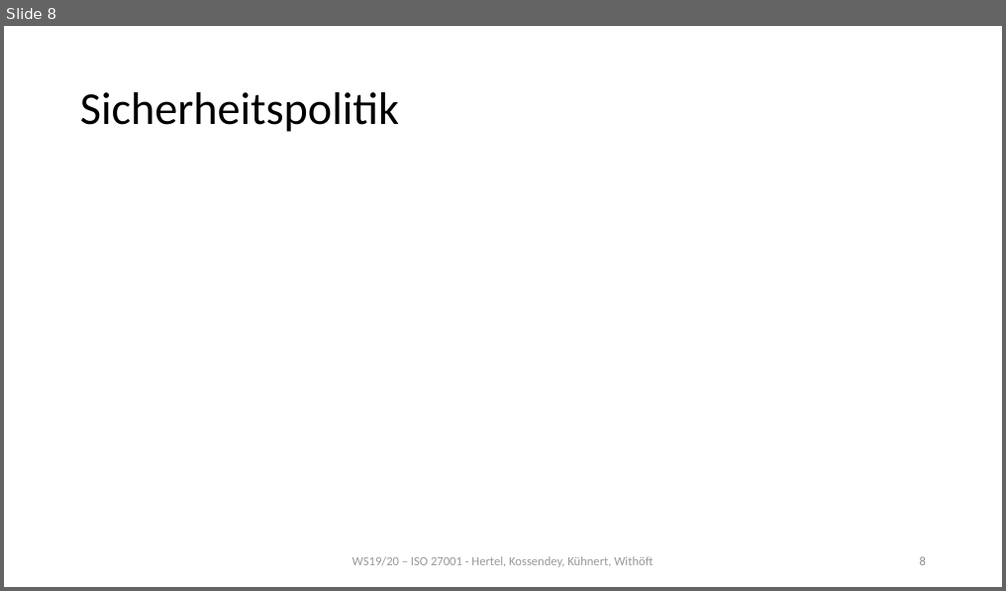
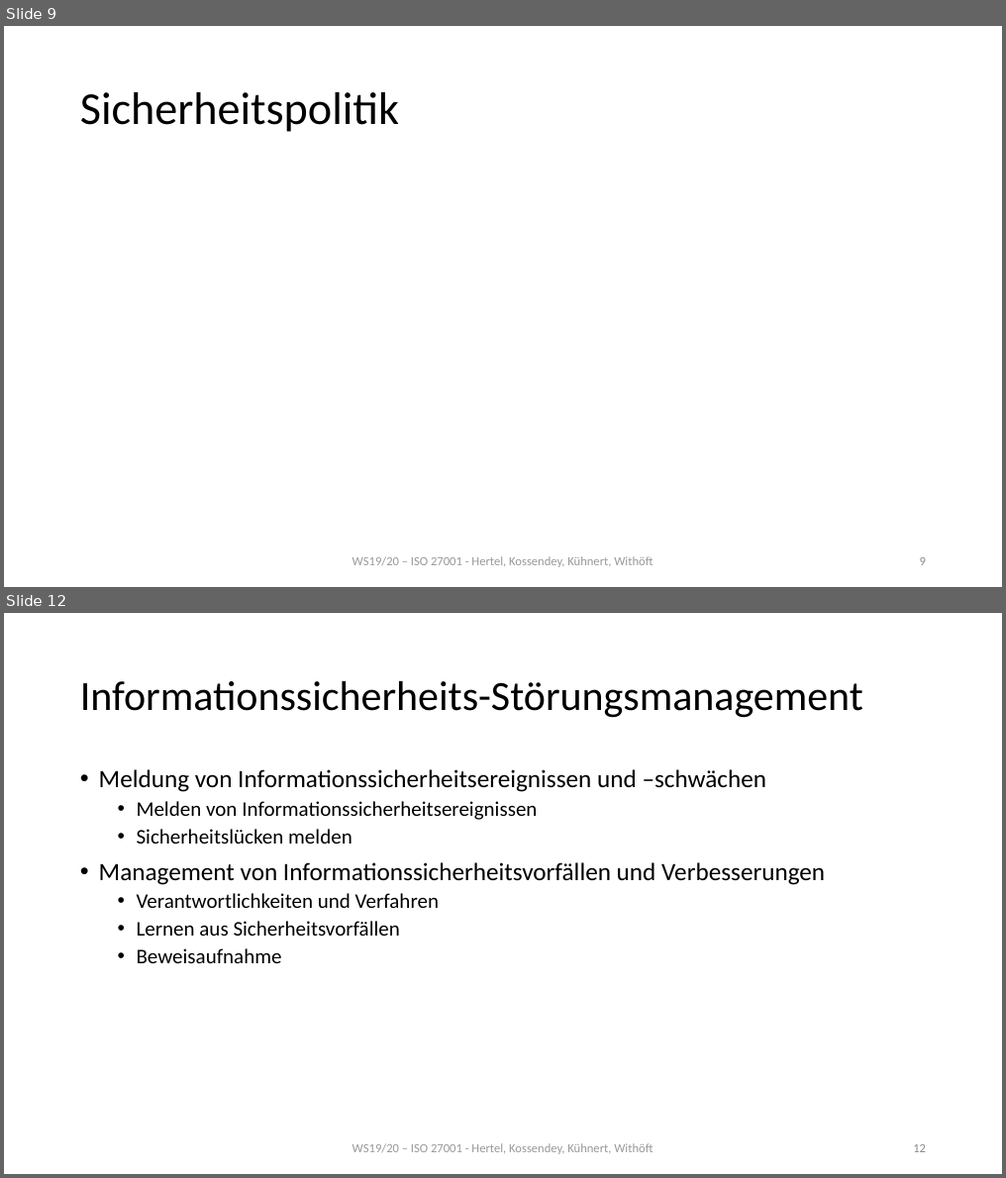
Before and after one commit to mwithoeft/SicherheitUndZuverlaessigkeit, a slide deck: Marcel/merged.pptx. Shown one above the other, each under a label of ours: slide 8 before the commit, slides 9 and 12 after it; the slides between them are not shown. The pictures are 1006x591 and 1006x1178 pixels, drawn with LibreOffice and Linux fonts; fonts in the diff are those of the drawing. Boxes give left, top, right and bottom in pixels: in the first picture for what was removed or moved away, otherwise in the second. Text is boxed around its words. In the diff, an @@ line names an element or a change of style, - is before the commit and + after.

```diff
--- a/Marcel/merged.pptx
+++ b/Marcel/merged.pptx
@@ slide 12 added at (x1=4, y1=613, x2=1002, y2=1174), background #FFFFFF @@
@@ title added at (x1=80, y1=681, x2=863, y2=718), 40 pt, text #000000 @@
+Informationssicherheits-Störungsmanagement
@@ text added at (x1=99, y1=769, x2=825, y2=963), 20 pt, text #000000 @@
+• Meldung von Informationssicherheitsereignissen und –schwächen
+  • Melden von Informationssicherheitsereignissen
+  • Sicherheitslücken melden
+• Management von Informationssicherheitsvorfällen und Verbesserungen
+  • Verantwortlichkeiten und Verfahren
+  • Lernen aus Sicherheitsvorfällen
+  • Beweisaufnahme
@@ text added at (x1=352, y1=1144, x2=652, y2=1155), 12 pt, text #808080 at 80% opacity @@
+WS19/20 – ISO 27001 - Hertel, Kossendey, Kühnert, Withöft
@@ page number added at (x1=913, y1=1145, x2=926, y2=1153), 12 pt, text #8C8C8C @@
+12
@@ what was slide 8 is now slide 9 @@
```
Also in this commit, not shown: 1 slide changed, 4 other slides added.
